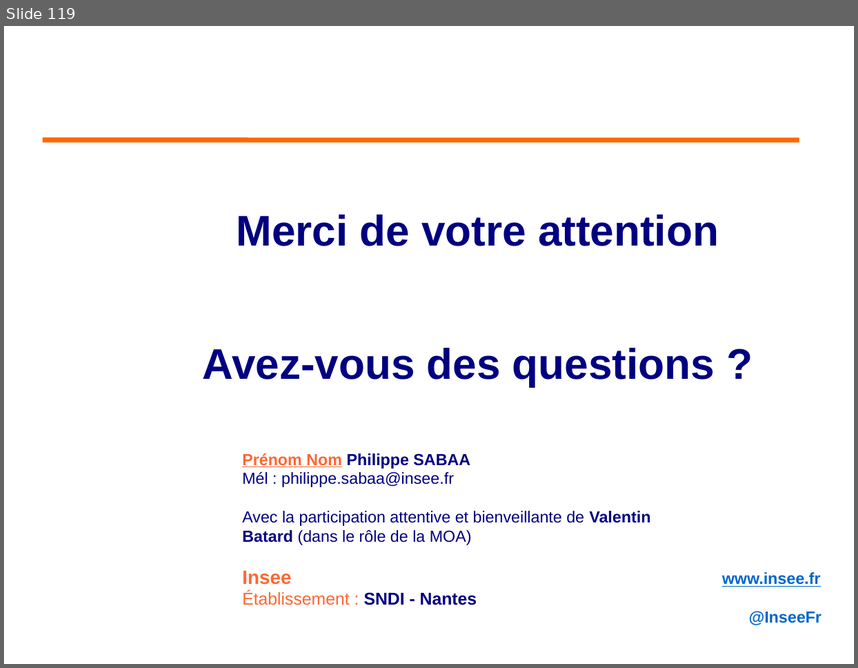
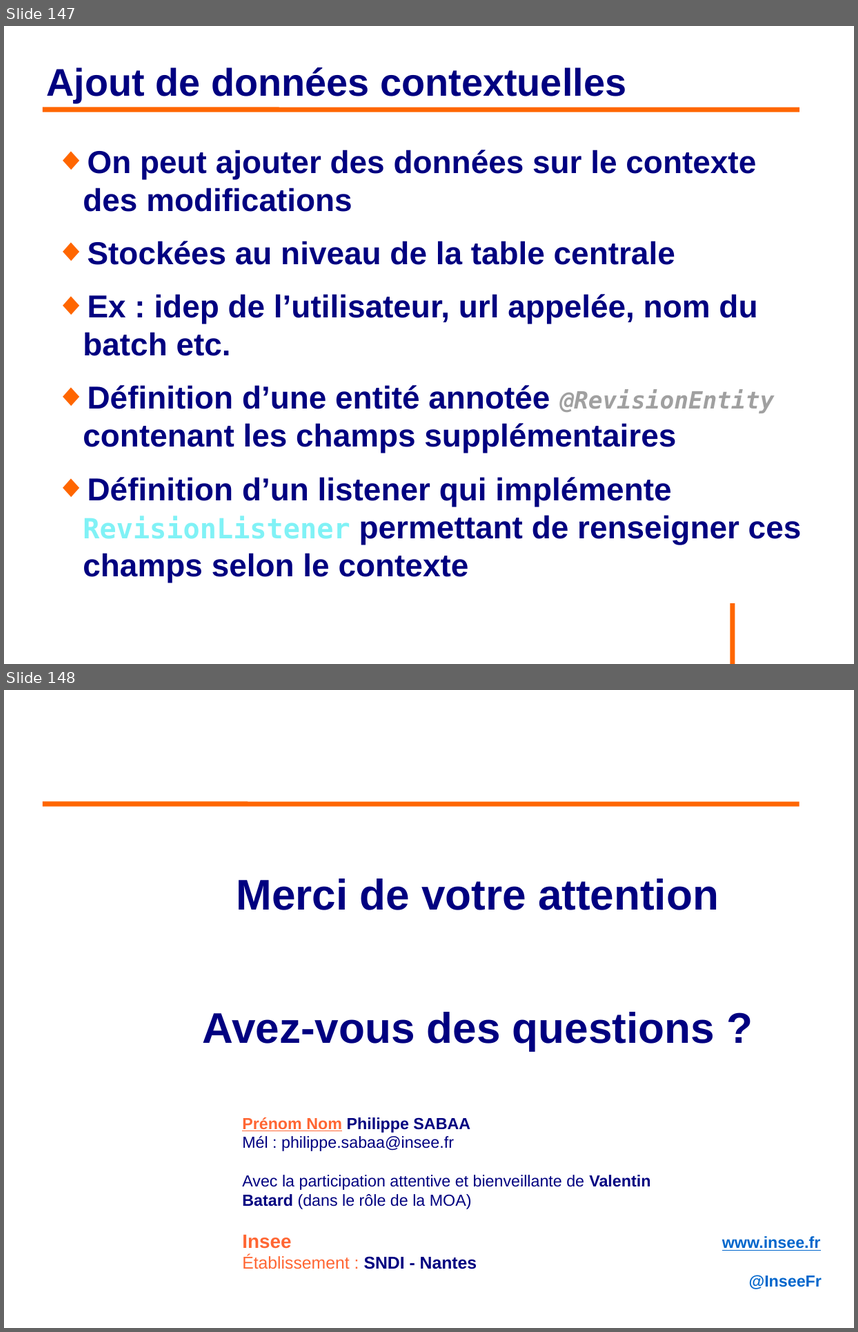
Before and after one commit to philphils/formation-hibernate-avancee, a slide deck: Documentation/diapo_formation_hibernate_avancee.odp. Shown one above the other, each under a label of ours: slide 119 before the commit, slides 147 and 148 after it. The pictures are 858x668 and 858x1332 pixels, drawn with LibreOffice and Linux fonts; fonts in the diff are those of the drawing; background and template pictures are left out. Boxes give left, top, right and bottom in pixels: in the first picture for what was removed or moved away, otherwise in the second. Text is boxed around its words. In the diff, an @@ line names an element or a change of style, - is before the commit and + after.

```diff
--- a/Documentation/diapo_formation_hibernate_avancee.odp
+++ b/Documentation/diapo_formation_hibernate_avancee.odp
@@ slide 147 added at (x1=4, y1=26, x2=854, y2=664), background #FFFFFF @@
@@ title added at (x1=47, y1=67, x2=626, y2=103), 36 pt, text #000080, bold @@
+Ajout de données contextuelles
@@ line added from (43, 109) to (800, 109), #FF6600 4.54 pt @@
@@ text added at (x1=83, y1=150, x2=802, y2=582), 29.6 pt, text #000080, bold @@
+◆ On peut ajouter des données sur le contexte des modifications
+◆ Stockées au niveau de la table centrale
+◆ Ex : idep de l’utilisateur, url appelée, nom du batch etc.
+◆ Définition d’une entité annotée @RevisionEntity contenant les champs supplémentaires
+◆ Définition d’un listener qui implémente RevisionListener permettant de renseigner ces champs selon le contexte
@@ line added from (733, 603) to (733, 664), #FF6600 4.54 pt @@
@@ what was slide 119 is now slide 148 @@
```
Also in this commit, not shown: 28 other slides added.
